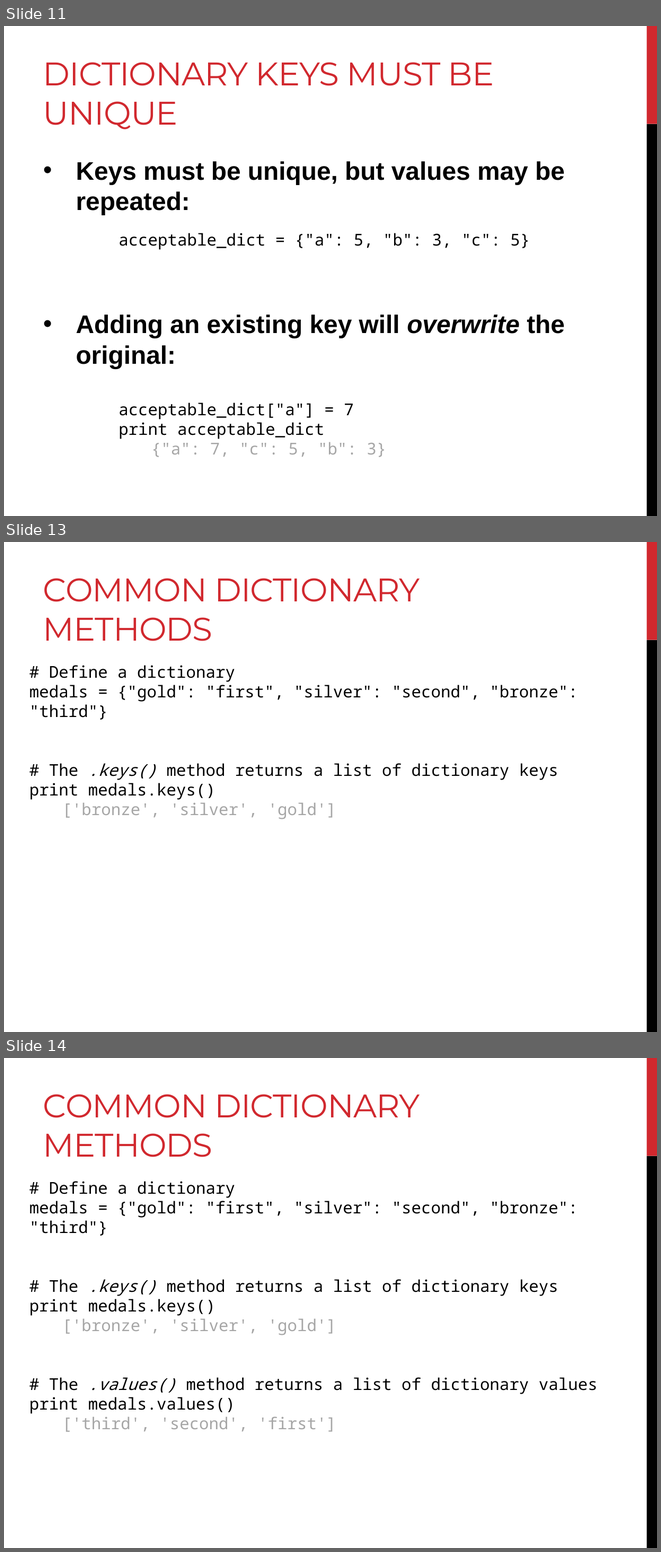
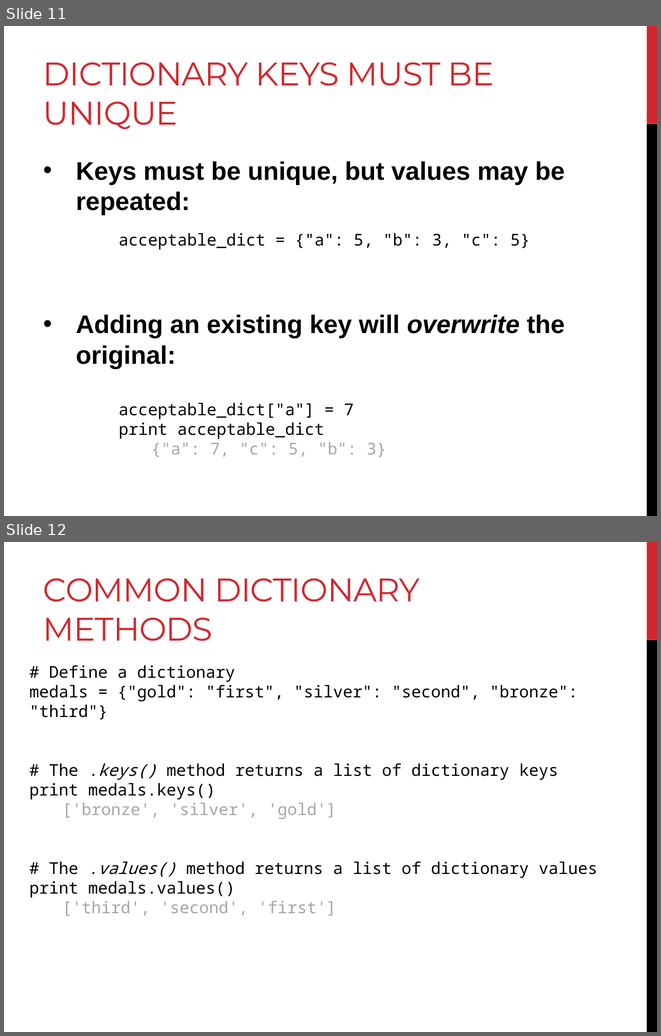
Before and after one commit to BjornFJohansson/ccbb_bigdata2015_python, a slide deck: slides/slides_day2.pptx. Shown one above the other, each under a label of ours: slides 11, 13 and 14 before the commit, slides 11 and 12 after it; the slides between them are not shown. The pictures are 661x1552 and 661x1036 pixels, drawn with LibreOffice and Linux fonts; fonts in the diff are those of the drawing. Boxes give left, top, right and bottom in pixels: in the first picture for what was removed or moved away, otherwise in the second. Text is boxed around its words. In the diff, an @@ line names an element or a change of style, - is before the commit and + after.

```diff
--- a/slides/slides_day2.pptx
+++ b/slides/slides_day2.pptx
@@ slide 13 removed at [4,542,657,1032], background #FFFFFF; not listed: 2 template elements that a slide beside it also shows @@
@@ title removed at [43,578,420,641] @@
-COMMON DICTIONARY METHODS
@@ text removed at [29,665,577,819] @@
-# Define a dictionary
-medals = {"gold": "first", "silver": "second", "bronze": "third"}
-# The .keys() method returns a list of dictionary keys
-print medals.keys()
-['bronze', 'silver', 'gold']
@@ what was slide 14 is now slide 12 @@
```
Also in this commit, not shown: 1 other slide removed, 1 other file.
